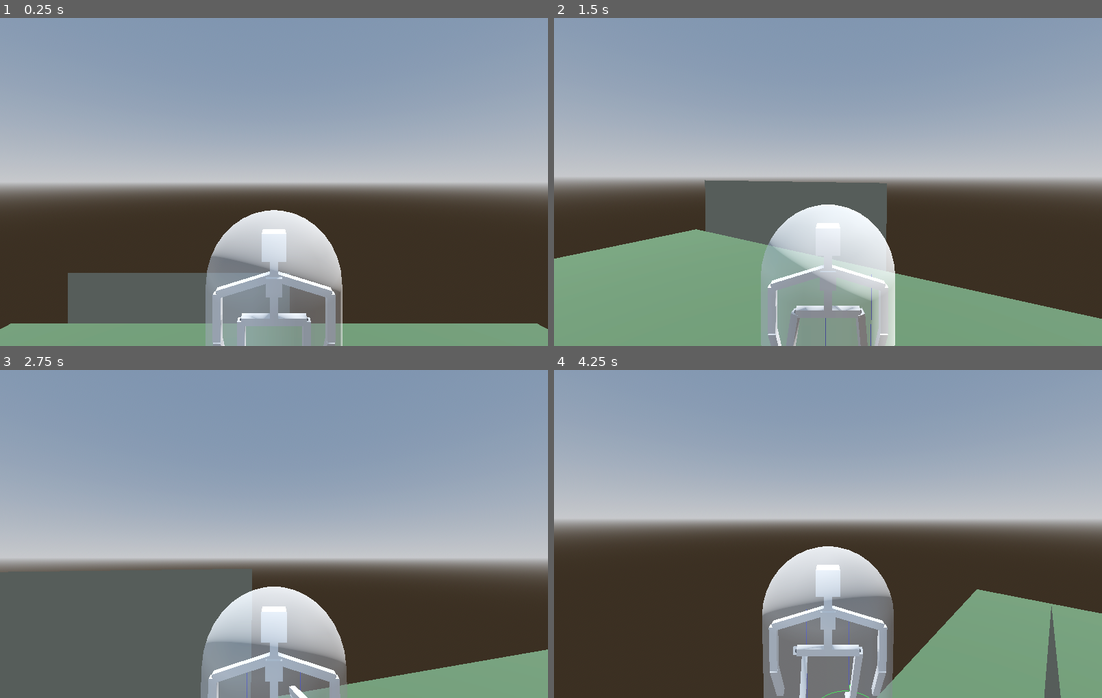
Above: before the commit, frames 1-4 (two rows, left to right).
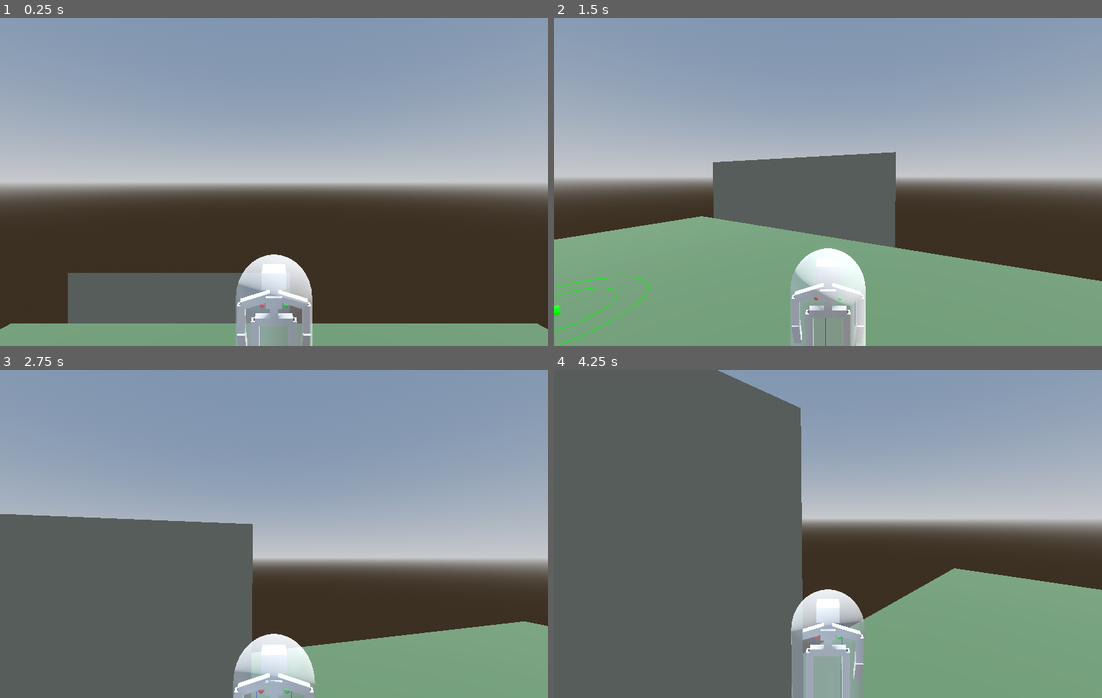
Above: after the commit, the same moments.

Repository: marcolatellafrias/character-parametric
Game: Godot game, scene res://Scenes/Demo.tscn
Same seed, same stepped clock (60 frames per second), same inputs: the game is played once before the commit and once after it.
Inputs (mouse positions are in pixels of both pictures, inside the frame that each line leads up to):
- Up to frame 1 (0.25 s): no input
- Up to frame 2 (1.5 s): move the mouse to (855, 182) at 0.52 s; hold Shift (sprint) 0.53-1.28 s; hold W (move_forward) from 0.53 s (still down); tap Space (jump) at 0.77 s; move the mouse to (800, 182) at 1.27 s; tap Shift (sprint) at 1.35 s
- Up to frame 3 (2.75 s): keep holding W (move_forward); tap Space (jump) at 1.52 s; move the mouse to (284, 527) at 2.02 s; hold E from 2.03 s (still down); tap Shift (sprint) at 2.3 s
- Up to frame 4 (4.25 s): keep holding W (move_forward); move the mouse to (822, 540) at 2.77 s; release E at 2.78 s; tap Q at 2.85 s; tap Space (jump) at 3.02, 3.77 s; tap Shift (sprint) at 3.05 s; move the mouse to (866, 537) at 3.52 s; hold Shift (sprint) from 3.53 s (still down)

The runs differ from the first frame. In frame 1, 7.3% of the frame differs, in the area x 37-63%, y 58-100%; in frame 2, 16%; in frame 3, 18%; in frame 4, 54%, in the area x 0-100%, y 0-100%.

Commit message:
Descripción del cambio (por ejemplo: agregar animación de salto)

Diff:
--- a/project.godot
+++ b/project.godot
@@ -18,7 +18,6 @@
 
 window/size/viewport_width=2000
 window/size/viewport_height=1200
-window/size/mode=3
 
 [input]
 
--- a/scripts/bone_instantiator.gd
+++ b/scripts/bone_instantiator.gd
@@ -1,7 +1,7 @@
 extends Node3D
 
 #ALTURA DEL PERSONAJE
-@export var feet_to_head_height := 3.8: #This excludes arms and horizontal bones,
+@export var feet_to_head_height := 2.2: #This excludes arms and horizontal bones,
 	set(value):
 		feet_to_head_height = value
 		initialize_skeleton()
@@ -43,16 +43,22 @@
 var step_radius_turn : float
 var step_speed_mps : float      # how fast the foot travels toward its new spot
 var step_height : float     # how high the foot lifts during the step
-var RAYCAST_AMOUNT := 6.0        # 0 = no se mueve, 1 = normal, >1 = amplifica
-var SPEED_FOR_MAX := 6.0          # velocidad a la que llega al offset máximo
-var AXIS_WEIGHTS := Vector2(1.0, 1.0)                    # x (lateral), z (adelante) para atenuar por eje
+var raycast_amount := 4.0        # 0 = no se mueve, 1 = normal, >1 = amplifica
+var speed_for_max := 6.0          # velocidad a la que llega al offset máximo
+var axis_weights := Vector2(1.0, 1.0)                    # x (lateral), z (adelante) para atenuar por eje
 # Opcional: curva de respuesta velocidad->offset (si querés una no lineal)
-var SPEED_CURVE: Curve                                   # X=0..1 (vel normalizada), Y=0..1 (ganancia)
-
+var speed_curve: Curve                                   # X=0..1 (vel normalizada), Y=0..1 (ganancia)
+var raycast_max_offset : float        # meters; "up to a point"
+const raycast_accel_gain := 0.06        # meters per (m/s^2)
+const raycast_vel_gain   := 0.02        # meters per (m/s)  -> keeps offset while moving
+const raycast_smooth     := 8.0        # 1/sec; higher = snappier
+var raycast_offset: Vector2 = Vector2.ZERO     # smoothed current offset (x,z)
+var left_neutral_local: Vector3
+var right_neutral_local: Vector3
 
 #IK variables
 @onready var ik_targets := $"../../ik_targets"
-var pole_distance: float = 0.8
+var pole_distance: float
 var target_height: float = -2.0
 var left_color: Color = Color(1, 0, 0)      # rojo
 var right_color: Color = Color(0, 1, 0)    # verde
@@ -159,7 +165,7 @@
 	var arm_total := leg_height *0.5#torso_height * arms_proportion
 	upper_arm_size = Vector3(0.1, arm_total * 0.45, 0.1)
 	lower_arm_size = Vector3(0.1, arm_total * 0.55, 0.1)
-	raycast_leg_lenght = leg_height
+	raycast_leg_lenght = leg_height * 2
 	distance_from_ground = leg_height * (distance_from_ground_factor)
 	if collision_shape is CollisionShape3D:
 		if collision_shape.shape is CapsuleShape3D:
@@ -172,11 +178,14 @@
 			character_controller.add_child.call_deferred(DebugUtil.create_debug_capsule(radius,  height, y_offset))
 			print("added capsule debug")
 
-
+	var horizontal_speed = Vector2(character_controller.velocity.x, character_controller.velocity.z).length()
+	character_controller.speed = leg_height * 0.7 + 1
 	step_radius_walk = leg_height * 0.32
 	step_radius_turn = leg_height * 0.2
-	step_speed_mps  = 3.0      # how fast the foot travels toward its new spot
+	step_speed_mps = 6  # how fast the foot travels toward its new spot
 	step_height = leg_height * 0.4
+	pole_distance = leg_height
+	raycast_max_offset = leg_height * 0.2
 
 func initialize_skeleton() -> void:
 	for bone in get_children():
@@ -236,8 +245,8 @@
 	add_child(left_leg_next_target)
 	add_child(right_leg_next_target)
 
-	_left_neutral_local  = left_leg_raycast.transform.origin
-	_right_neutral_local = right_leg_raycast.transform.origin
+	left_neutral_local  = left_leg_raycast.transform.origin
+	right_neutral_local  = right_leg_raycast.transform.origin
 
 	#Agrego cosas q se mueven con el mundo, en ik_targets
 	left_leg_current_target = IkUtil.create_ik_target(left_color, step_radius_walk, step_radius_turn)
@@ -245,71 +254,22 @@
 	ik_targets.add_child(left_leg_current_target)
 	ik_targets.add_child(right_leg_current_target)
 
-# --- Foot raycast offset tuning ---
-const RAYCAST_MAX_OFFSET := 0.35        # meters; "up to a point"
-const RAYCAST_ACCEL_GAIN := 0.06        # meters per (m/s^2)
-const RAYCAST_VEL_GAIN   := 0.02        # meters per (m/s)  -> keeps offset while moving
-const RAYCAST_SMOOTH     := 8.0        # 1/sec; higher = snappier
-var _raycast_offset: Vector2 = Vector2.ZERO     # smoothed current offset (x,z)
-
-var _left_neutral_local: Vector3
-var _right_neutral_local: Vector3
-
 func _physics_process(_delta: float) -> void:
-	var isRotating := false
 	var isTranslating := false
 	if character_controller:
 		previous_transform = character_controller.transform
-	_update_leg_raycast_offsets(character_controller,_delta)
-
-	left_leg_current_target = IkUtil.update_ik_raycast(
-		left_leg_raycast, left_leg_next_target, left_leg_current_target,
-		left_upper_leg, left_lower_leg, left_leg_pole,
-		right_leg_current_target,  # la pierna opuesta
-		step_radius_walk, step_height, step_speed_mps,
-	)
-	right_leg_current_target = IkUtil.update_ik_raycast(
-		right_leg_raycast, right_leg_next_target, right_leg_current_target,
-		right_upper_leg, right_lower_leg, right_leg_pole,
-		left_leg_current_target,   # la pierna opuesta
-		step_radius_walk, step_height, step_speed_mps,
-	)
-
-func _update_leg_raycast_offsets(character: CharacterBody3D, delta: float) -> void:
-	# Velocidad horizontal
-	var hvel := character.velocity
-	hvel.y = 0.0
-
-	# A espacio local del padre de raycasts
-	var ray_parent := left_leg_raycast.get_parent() as Node3D
-	var basis_owner := (ray_parent if ray_parent != null else self) as Node3D
-	var local_vel: Vector3 = basis_owner.global_transform.basis.inverse() * hvel
-
-	var v2 := Vector2(local_vel.x, local_vel.z)
-	var speed := v2.length()
-	var dir := (v2 / speed) if (speed > 0.0) else Vector2.ZERO
-
-	# Velocidad normalizada (0..1) y ganancia total
-	var n : float = clamp(speed / SPEED_FOR_MAX, 0.0, 1.0)
-	var curve_gain : = SPEED_CURVE.sample_baked(n) if (SPEED_CURVE != null) else n
-	var amount := RAYCAST_AMOUNT * curve_gain
-
-	# Offset objetivo limitado por el radio máximo
-	var target_off := dir * (amount * RAYCAST_MAX_OFFSET)
-	target_off = Vector2(target_off.x * AXIS_WEIGHTS.x, target_off.y * AXIS_WEIGHTS.y)
-
-	# Deadzone mínima
-	if target_off.length() < 0.002:
-		target_off = Vector2.ZERO
-
-	# Suavizado
-	var k : float = clamp(delta * RAYCAST_SMOOTH, 0.0, 1.0)
-	_raycast_offset = _raycast_offset.lerp(target_off, k)
-
-	# Volver al centro en el aire
-	if not character.is_on_floor():
-		_raycast_offset = _raycast_offset.lerp(Vector2.ZERO, k)
-
-	# Aplicar alrededor de las posiciones locales neutras
-	left_leg_raycast.transform.origin  = _left_neutral_local  + Vector3(_raycast_offset.x, 0.0, _raycast_offset.y)
-	right_leg_raycast.transform.origin = _right_neutral_local + Vector3(_raycast_offset.x, 0.0, _raycast_offset.y)
+	raycast_offset = IkUtil.update_leg_raycast_offsets(character_controller, _delta, left_leg_raycast, speed_for_max, speed_curve, raycast_amount, raycast_max_offset, axis_weights, raycast_smooth, left_neutral_local, raycast_offset)
+	raycast_offset = IkUtil.update_leg_raycast_offsets(character_controller, _delta, right_leg_raycast, speed_for_max, speed_curve, raycast_amount, raycast_max_offset, axis_weights, raycast_smooth, right_neutral_local, raycast_offset)
+
+	#left_leg_current_target = IkUtil.update_ik_raycast(
+		#left_leg_raycast, left_leg_next_target, left_leg_current_target,
+		#left_upper_leg, left_lower_leg, left_leg_pole,
+		#right_leg_current_target,  # la pierna opuesta
+		#step_radius_walk, step_height, step_speed_mps,
+	#)
+	#right_leg_current_target = IkUtil.update_ik_raycast(
+		#right_leg_raycast, right_leg_next_target, right_leg_current_target,
+		#right_upper_leg, right_lower_leg, right_leg_pole,
+		#left_leg_current_target,   # la pierna opuesta
+		#step_radius_walk, step_height, step_speed_mps,
+	#)
--- a/scripts/character_body_3d.gd
+++ b/scripts/character_body_3d.gd
@@ -6,7 +6,7 @@
 @export var gravity: float = ProjectSettings.get_setting("physics/3d/default_gravity")
 @export var mouse_sensitivity: float = 0.3
 # NEW: sprint
-@export var sprint_multiplier: float = 1.8  # tweak to taste
+@export var sprint_multiplier: float = 2.2  # tweak to taste
 
 var input_dir: Vector3
 var velocity_y: float = 0.0
--- a/scripts/ik_util.gd
+++ b/scripts/ik_util.gd
@@ -220,3 +220,39 @@
 
 static func _mark_stepping(n: Node, stepping: bool) -> void:
 	n.set_meta("stepping", stepping)
+
+
+
+static func update_leg_raycast_offsets(character: CharacterBody3D, delta: float, leg_raycast : RayCast3D, speed_for_max: float, speed_curve: Curve, raycast_amount: float, raycast_max_offset: float, axis_weights: Vector2, raycast_smooth: float, neutral_local: Vector3, raycast_offset: Vector2) -> Vector2:
+	# Velocidad horizontal
+	var hvel := character.velocity
+	hvel.y = 0.0
+
+	# A espacio local del padre de raycasts
+	var basis_owner := leg_raycast.get_parent() as Node3D
+	var local_vel: Vector3 = basis_owner.global_transform.basis.inverse() * hvel
+
+	var v2 := Vector2(local_vel.x, local_vel.z)
+	var speed := v2.length()
+	var dir := (v2 / speed) if (speed > 0.0) else Vector2.ZERO
+
+	# Velocidad normalizada (0..1) y ganancia total
+	var n : float = clamp(speed / speed_for_max, 0.0, 1.0)
+	var curve_gain : = speed_curve.sample_baked(n) if (speed_curve != null) else n
+	var amount := raycast_amount * curve_gain
+
+	# Offset objetivo limitado por el radio máximo
+	var target_off := dir * (amount * raycast_max_offset)
+	target_off = Vector2(target_off.x * axis_weights.x, target_off.y * axis_weights.y)
+
+	# Suavizado
+	var k : float = clamp(delta * raycast_smooth, 0.0, 1.0)
+	raycast_offset = raycast_offset.lerp(target_off, k)
+
+	# Volver al centro en el aire
+	if not character.is_on_floor():
+		raycast_offset = raycast_offset.lerp(Vector2.ZERO, k)
+
+	# Aplicar alrededor de las posiciones locales neutras
+	leg_raycast.transform.origin  = neutral_local  + Vector3(raycast_offset.x, 0.0, raycast_offset.y)
+	return raycast_offset
